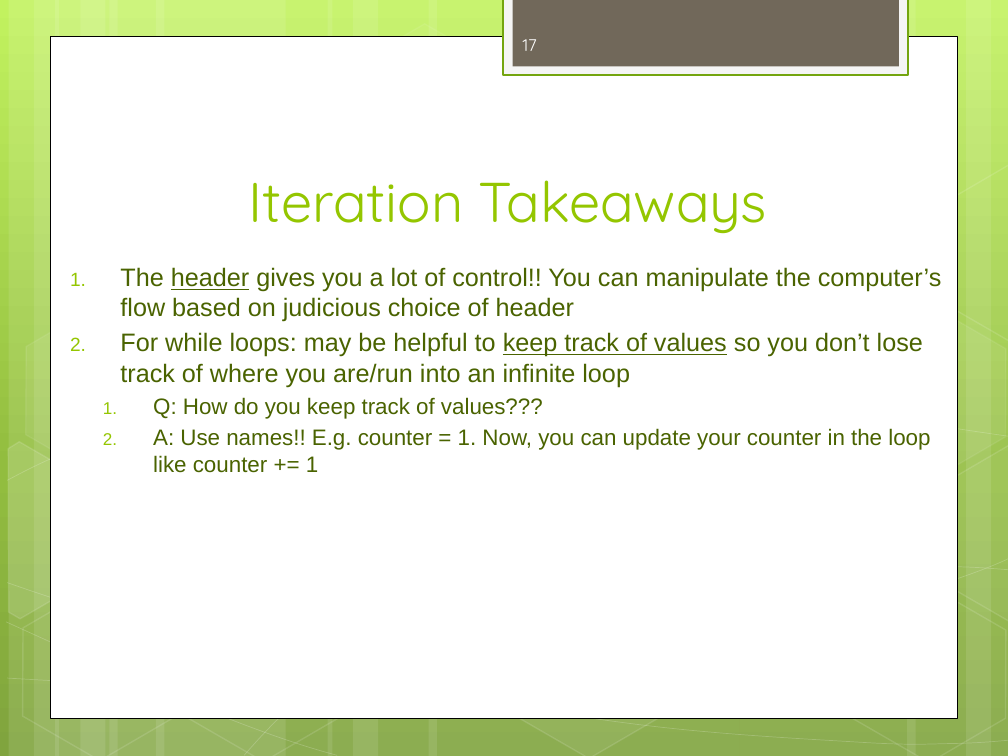
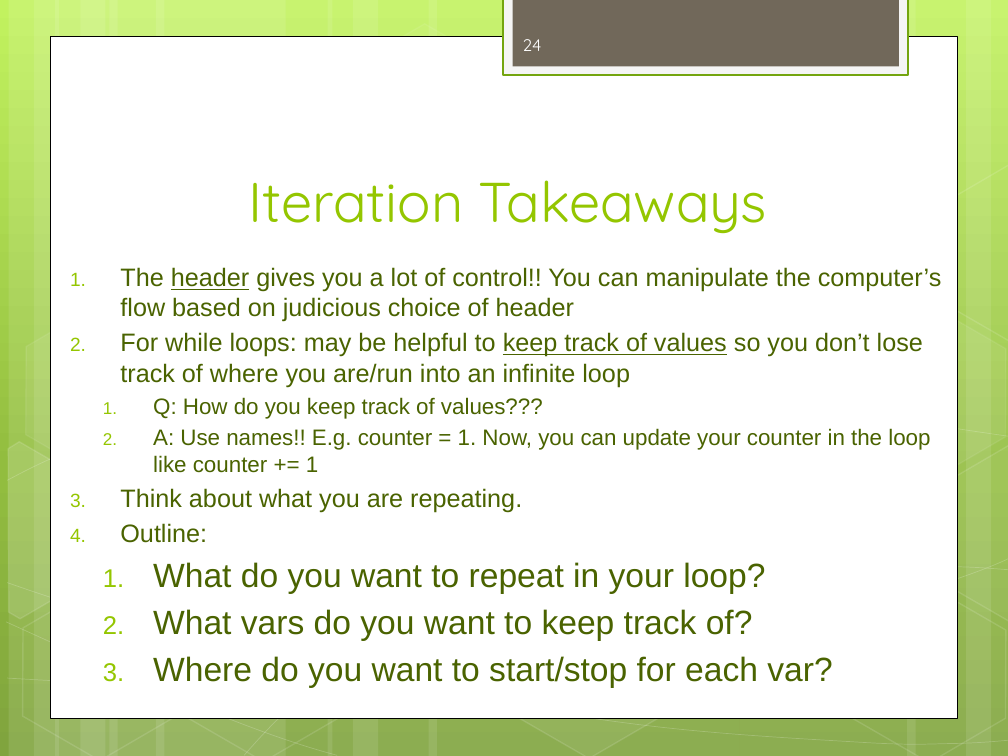
Before and after one commit to dicksontsai/dicksontsai.github.io, a slide deck: slide 24 of cs61a/discussion/disc2.pptx (slide 17 before the commit). Drawn at 1008x756 pixels with LibreOffice and Linux fonts; fonts in the diff are those of the drawing. Boxes give left, top, right and bottom in pixels: in the first picture for what was removed or moved away, otherwise in the second. Text is boxed around its words. In the diff, an @@ line names an element or a change of style, - is before the commit and + after.

```diff
--- a/cs61a/discussion/disc2.pptx
+++ b/cs61a/discussion/disc2.pptx
@@ page number at [523,39,542,51]: text changed @@
-17
+24
@@ text at [120,488,832,688]: paragraphs added @@
+3. Think about what you are repeating.
+4. Outline:
+  1. What do you want to repeat in your loop?
+  2. What vars do you want to keep track of?
+  3. Where do you want to start/stop for each var?
```
Also in this commit, not shown: 3 other slides changed, 13 slides added, 1 slide removed, 2 other files.
